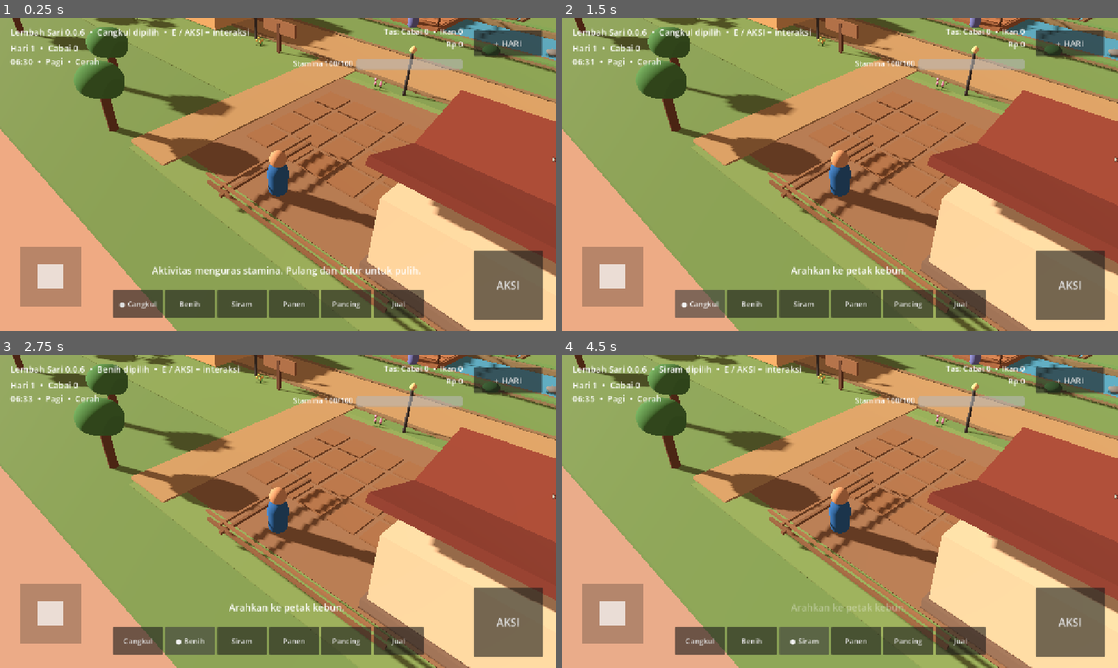
Above: before the commit, frames 1-4 (two rows, left to right).
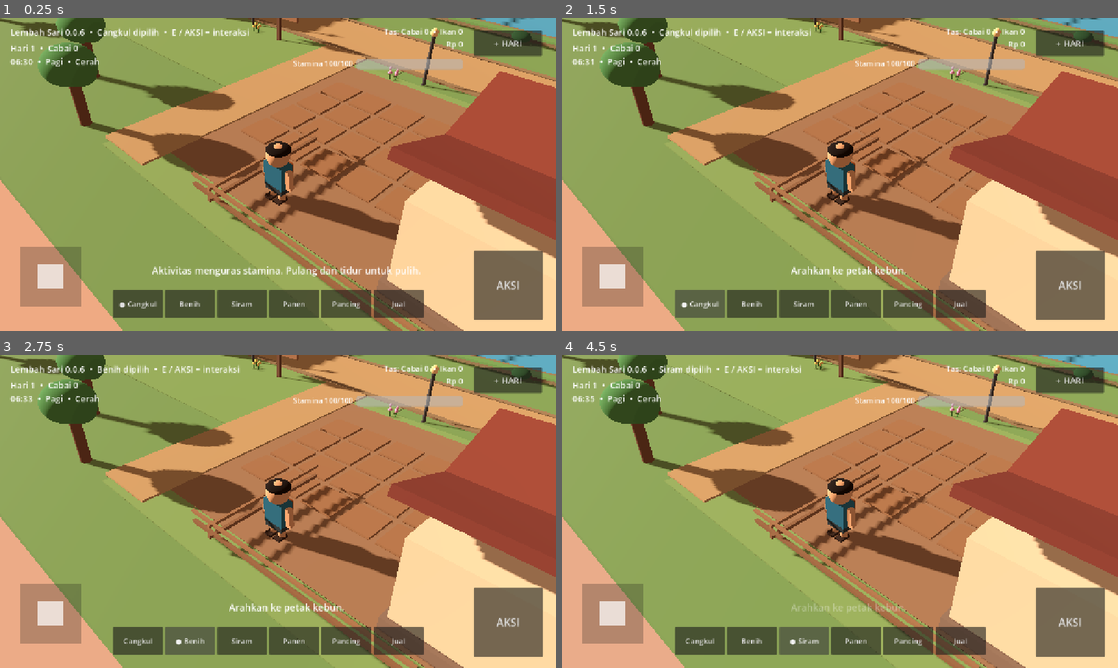
Above: after the commit, the same moments.

Repository: eneft/Lembah-sari
Game: Godot game, scene res://scenes/Main.tscn
The game is run twice, just before and just after one commit, with the same random seed, the same clock (stepped at 60 frames per second) and the same inputs.
Inputs:
- Up to frame 1 (0.25 s): no input
- Up to frame 2 (1.5 s): click "AKSI" at 0.5 s; click "● Cangkul" at 1.25 s
- Up to frame 3 (2.75 s): click "Benih" at 2 s
- Up to frame 4 (4.5 s): click "Cangkul" at 2.75 s; click "Siram" at 3.5 s; click "● Siram" at 4.25 s

The runs differ from the first frame. In frame 1, 34% of the frame differs, in the area x 0-100%, y 0-100%; in frame 2, 34%; in frame 3, 34%; in frame 4, 35%.

Commit message:
feat: stylize player character and cozy camera for 0.0.7

Diff:
--- a/scenes/Player.tscn
+++ b/scenes/Player.tscn
@@ -1,51 +1,138 @@
-[gd_scene load_steps=8 format=3]
+[gd_scene load_steps=18 format=3]
 
 [ext_resource type="Script" path="res://scripts/player.gd" id="1"]
 
 [sub_resource type="CapsuleShape3D" id="CapsuleShape"]
-radius = 0.4
-height = 1.7
+radius = 0.38
+height = 1.65
 
-[sub_resource type="CapsuleMesh" id="BodyMesh"]
-radius = 0.4
-height = 1.5
+[sub_resource type="BoxMesh" id="TorsoMesh"]
+size = Vector3(0.78, 0.82, 0.46)
 
-[sub_resource type="StandardMaterial3D" id="BodyMat"]
-albedo_color = Color(0.19, 0.42, 0.67, 1)
-roughness = 0.85
+[sub_resource type="StandardMaterial3D" id="ShirtMat"]
+albedo_color = Color(0.18, 0.43, 0.52, 1)
+roughness = 0.9
+
+[sub_resource type="BoxMesh" id="ShortsMesh"]
+size = Vector3(0.72, 0.38, 0.44)
+
+[sub_resource type="StandardMaterial3D" id="ShortsMat"]
+albedo_color = Color(0.20, 0.24, 0.25, 1)
+roughness = 0.95
+
+[sub_resource type="CapsuleMesh" id="LegMesh"]
+radius = 0.13
+height = 0.62
+
+[sub_resource type="StandardMaterial3D" id="LegMat"]
+albedo_color = Color(0.82, 0.63, 0.45, 1)
+roughness = 0.9
+
+[sub_resource type="BoxMesh" id="ShoeMesh"]
+size = Vector3(0.28, 0.16, 0.42)
+
+[sub_resource type="StandardMaterial3D" id="ShoeMat"]
+albedo_color = Color(0.24, 0.18, 0.14, 1)
+roughness = 0.95
 
 [sub_resource type="SphereMesh" id="HeadMesh"]
-radius = 0.32
-height = 0.64
+radius = 0.37
+height = 0.74
 
-[sub_resource type="StandardMaterial3D" id="HeadMat"]
-albedo_color = Color(0.83, 0.63, 0.45, 1)
-roughness = 0.8
+[sub_resource type="StandardMaterial3D" id="SkinMat"]
+albedo_color = Color(0.84, 0.65, 0.47, 1)
+roughness = 0.86
+
+[sub_resource type="SphereMesh" id="HairMesh"]
+radius = 0.38
+height = 0.42
+
+[sub_resource type="StandardMaterial3D" id="HairMat"]
+albedo_color = Color(0.13, 0.10, 0.08, 1)
+roughness = 0.96
+
+[sub_resource type="BoxMesh" id="BackpackMesh"]
+size = Vector3(0.52, 0.58, 0.24)
+
+[sub_resource type="StandardMaterial3D" id="BackpackMat"]
+albedo_color = Color(0.55, 0.32, 0.17, 1)
+roughness = 0.95
+
+[sub_resource type="BoxMesh" id="ArmMesh"]
+size = Vector3(0.18, 0.65, 0.20)
 
 [node name="Player" type="CharacterBody3D"]
 script = ExtResource("1")
 
 [node name="CollisionShape3D" type="CollisionShape3D" parent="."]
-position = Vector3(0, 0.85, 0)
+position = Vector3(0, 0.82, 0)
 shape = SubResource("CapsuleShape")
 
 [node name="Visual" type="Node3D" parent="."]
 
-[node name="Body" type="MeshInstance3D" parent="Visual"]
-position = Vector3(0, 0.78, 0)
-mesh = SubResource("BodyMesh")
-material_override = SubResource("BodyMat")
+[node name="Torso" type="MeshInstance3D" parent="Visual"]
+position = Vector3(0, 1.05, 0)
+mesh = SubResource("TorsoMesh")
+material_override = SubResource("ShirtMat")
+
+[node name="Shorts" type="MeshInstance3D" parent="Visual"]
+position = Vector3(0, 0.62, 0)
+mesh = SubResource("ShortsMesh")
+material_override = SubResource("ShortsMat")
+
+[node name="LeftLeg" type="MeshInstance3D" parent="Visual"]
+position = Vector3(-0.19, 0.28, 0)
+mesh = SubResource("LegMesh")
+material_override = SubResource("LegMat")
+
+[node name="RightLeg" type="MeshInstance3D" parent="Visual"]
+position = Vector3(0.19, 0.28, 0)
+mesh = SubResource("LegMesh")
+material_override = SubResource("LegMat")
+
+[node name="LeftShoe" type="MeshInstance3D" parent="Visual"]
+position = Vector3(-0.19, 0.07, 0.08)
+mesh = SubResource("ShoeMesh")
+material_override = SubResource("ShoeMat")
+
+[node name="RightShoe" type="MeshInstance3D" parent="Visual"]
+position = Vector3(0.19, 0.07, 0.08)
+mesh = SubResource("ShoeMesh")
+material_override = SubResource("ShoeMat")
+
+[node name="LeftArm" type="MeshInstance3D" parent="Visual"]
+position = Vector3(-0.49, 1.02, 0)
+rotation_degrees = Vector3(0, 0, -7)
+mesh = SubResource("ArmMesh")
+material_override = SubResource("SkinMat")
+
+[node name="RightArm" type="MeshInstance3D" parent="Visual"]
+position = Vector3(0.49, 1.02, 0)
+rotation_degrees = Vector3(0, 0, 7)
+mesh = SubResource("ArmMesh")
+material_override = SubResource("SkinMat")
 
 [node name="Head" type="MeshInstance3D" parent="Visual"]
 position = Vector3(0, 1.72, 0)
 mesh = SubResource("HeadMesh")
-material_override = SubResource("HeadMat")
+material_override = SubResource("SkinMat")
+
+[node name="Hair" type="MeshInstance3D" parent="Visual"]
+position = Vector3(0, 1.94, -0.02)
+scale = Vector3(1.02, 0.62, 1.04)
+mesh = SubResource("HairMesh")
+material_override = SubResource("HairMat")
+
+[node name="Backpack" type="MeshInstance3D" parent="Visual"]
+position = Vector3(0, 1.02, -0.33)
+mesh = SubResource("BackpackMesh")
+material_override = SubResource("BackpackMat")
 
 [node name="CameraRig" type="Node3D" parent="."]
 
 [node name="Camera3D" type="Camera3D" parent="CameraRig"]
-position = Vector3(8.5, 10.5, 8.5)
+position = Vector3(7.8, 9.4, 7.8)
 current = true
-fov = 42.0
+fov = 39.0
 near = 0.1
-far = 100.0
+far = 110.0
